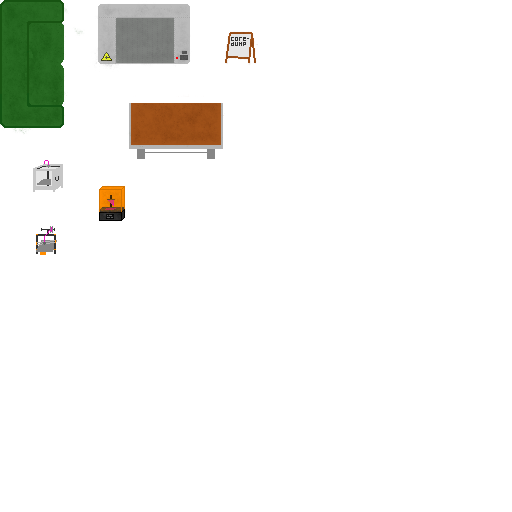
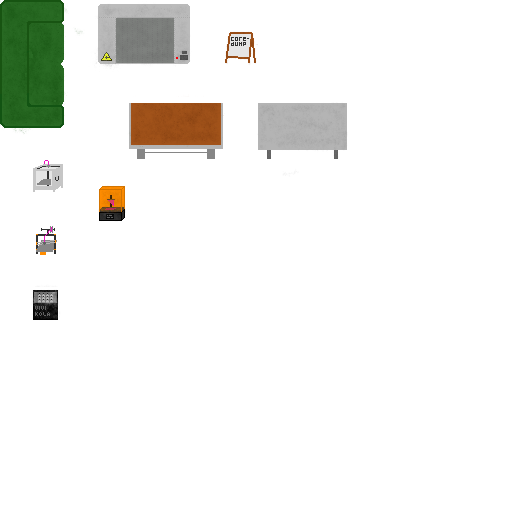
Before/after of a w=512, h=512 layered artwork. What changed in the layer stack:
painted on "Lasercutter" over [258, 103, 320, 128]
painted on "Schild" over [257, 102, 348, 177]
painted on "Werkbank" over [31, 102, 348, 320]
added layer "Arbeitstisch" above "Vivi Kola" over [257, 102, 348, 177]
painted on "Vivi Kola" over [31, 285, 60, 320]
